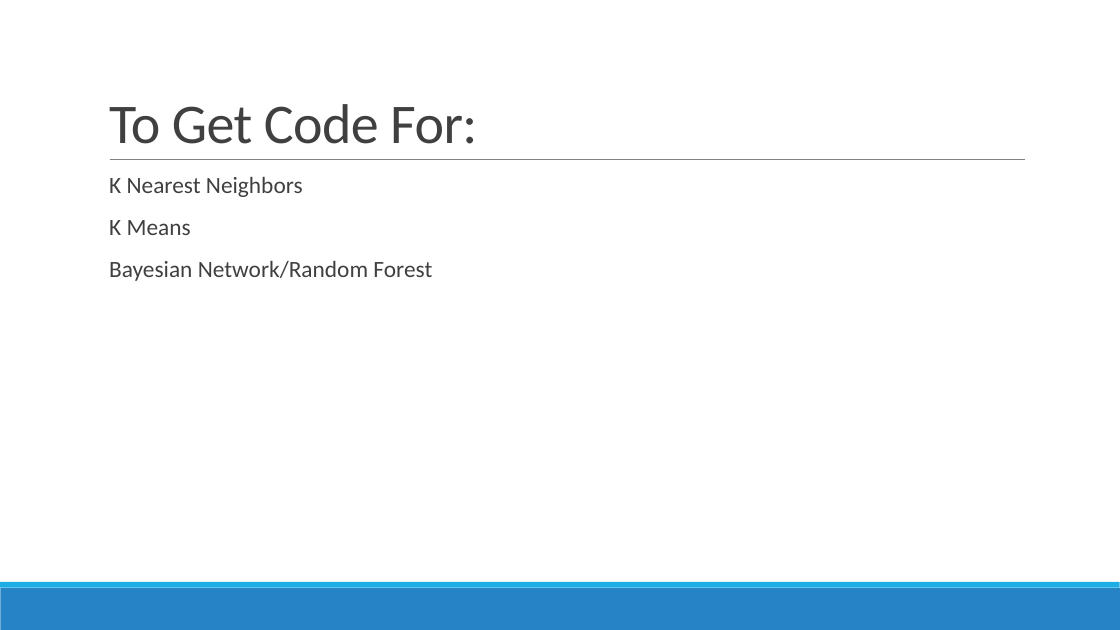
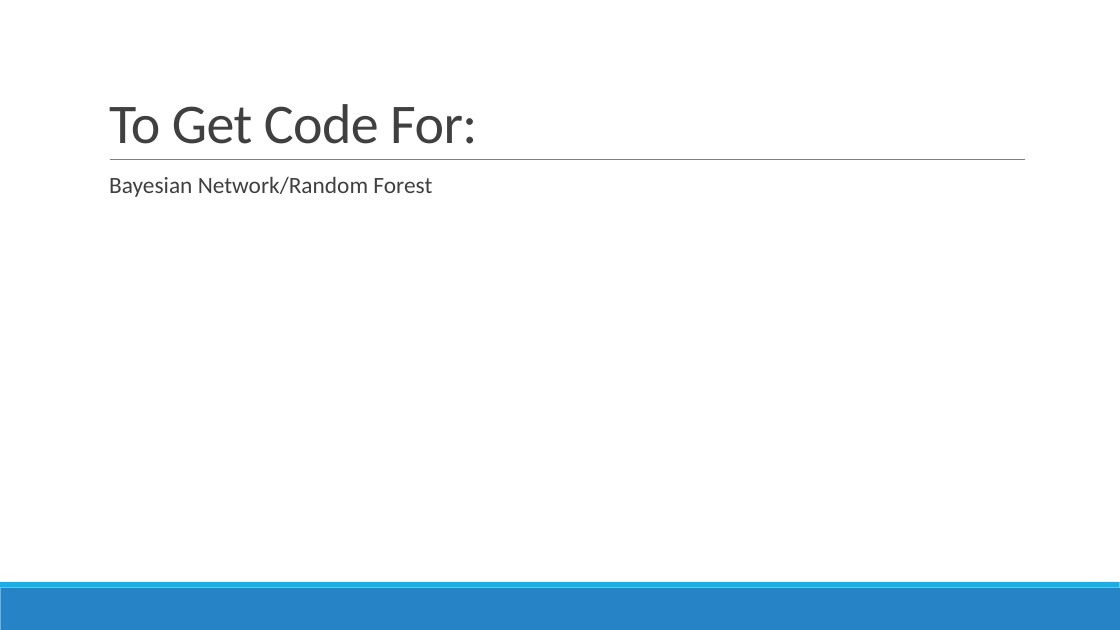
Before and after one commit to bksim/OutlierDetection, a slide deck: slide 8 of Visual Summary of Implementations.pptx (slide 6 before the commit). Drawn at 1120x630 pixels with LibreOffice and Linux fonts; fonts in the diff are those of the drawing. Boxes give left, top, right and bottom in pixels: in the first picture for what was removed or moved away, otherwise in the second. Text is boxed around its words. In the diff, an @@ line names an element or a change of style, - is before the commit and + after.

```diff
--- a/Visual Summary of Implementations.pptx
+++ b/Visual Summary of Implementations.pptx
@@ text at [109, 177, 303, 235]: paragraphs removed @@
-  K Nearest Neighbors
-  K Means
```
Also in this commit, not shown: 2 slides added, 2 other files.
